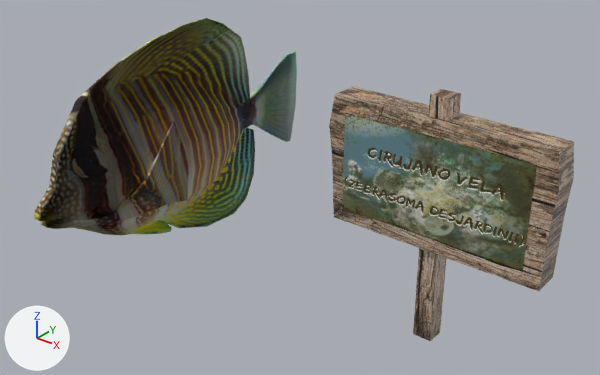
The FBX model AR AQUARIUM/Assets/3DModels/Pez1.fbx: old version first, new version second.
Camera for both pictures: a 50 mm lens placed at (44.4, -54.6, 44.1), pointed at (1.6, -1.2, 11.0). Lighting does not change. The marker at lower left points along +X, +Y and +Z. Where no turn or scale is listed for an object, it has been applied to the vertices. Vertices at the same position are counted once.

Names of what the first picture shows: 'Plano', 'TropicalFish01', 'vsn_mesh_0_com_bm_murekanban'.
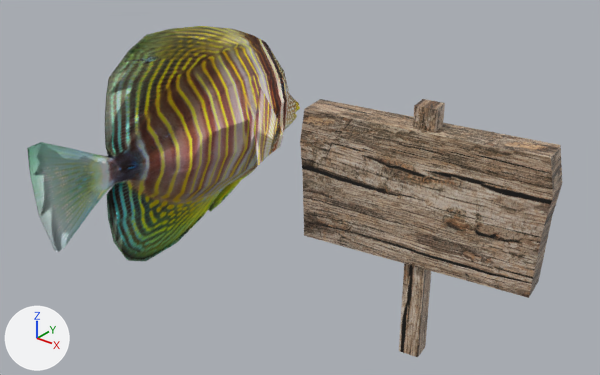
Where the newer file only moved an object's origin or applied its transform, the numbers keep the older frame.

What the commit changed:
me_plano has 4 vertices, 1 face and spans x -100.0..100.0, y 0.0, z -100.0..100.0.
me_plano is used by ob_plano; location (14.93, -1.12, 14.86); rotation (3.142, 0.0, 0.0), in degrees (180, 0, 0); scale (0.0855, 0.0448, 0.0448).
Part 2, on me_plano:
Vertex 0 of me_plano moves from (-100.0, 0.0, 100.0) at pixel (342, 207) to (-1.0, -1.0, 0.0).
Vertex 1 of me_plano moves from (100.0, 0.0, 100.0) at pixel (522, 271) to (1.0, -1.0, 0.0).
Vertex 2 of me_plano moves from (-100.0, 0.0, -100.0) at pixel (344, 112) to (-1.0, 1.0, 0.0).
Vertex 3 of me_plano moves from (100.0, 0.0, -100.0) at pixel (536, 164) to (1.0, 1.0, 0.0).
me_tropicalfish01 has 260 vertices, 260 faces and spans x -5.4..5.4, y -18.3..18.3, z -11.6..11.6.
me_tropicalfish01 is used by ob_tropicalfish01; location (-14.45, 0.0, 11.37).
me_tropicalfish01 part 1: the whole mesh is turned -180 degrees about the z axis through its middle.
me_mesh_0_com_bm_murekanban has 24 vertices, 38 faces and spans x -10.2..10.4, y -1.3..1.3, z 0.0..22.5.
me_mesh_0_com_bm_murekanban is used by ob_vsn_mesh_0_com_bm_murekanban; location (14.93, 0.29, -0.04).
me_mesh_0_com_bm_murekanban part 3: the whole mesh is turned -171 degrees about the z axis through its middle, then moved by (0.0, -2.8, 0.0).

Where the change shows, as pixel boxes [x1, y1, x2, y2] in the pictures (600 x 375 px; the box of a moved part takes in the faces that stretch with it):
'vsn_mesh_0_com_bm_murekanban', mesh turned
    before: [329, 86, 574, 341]
    after: [300, 99, 562, 357]
'TropicalFish01', mesh turned
    before: [34, 18, 297, 235]
    after: [27, 26, 300, 261]
part 2 of me_plano, moved or reshaped (not visible afterwards)
    before: [342, 113, 537, 271]
